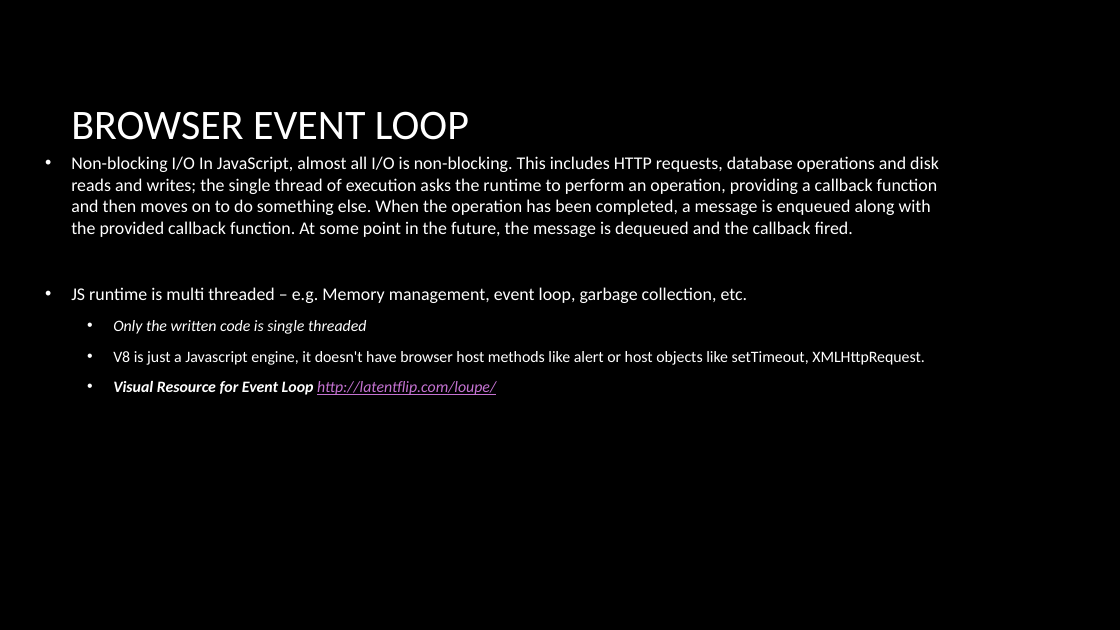
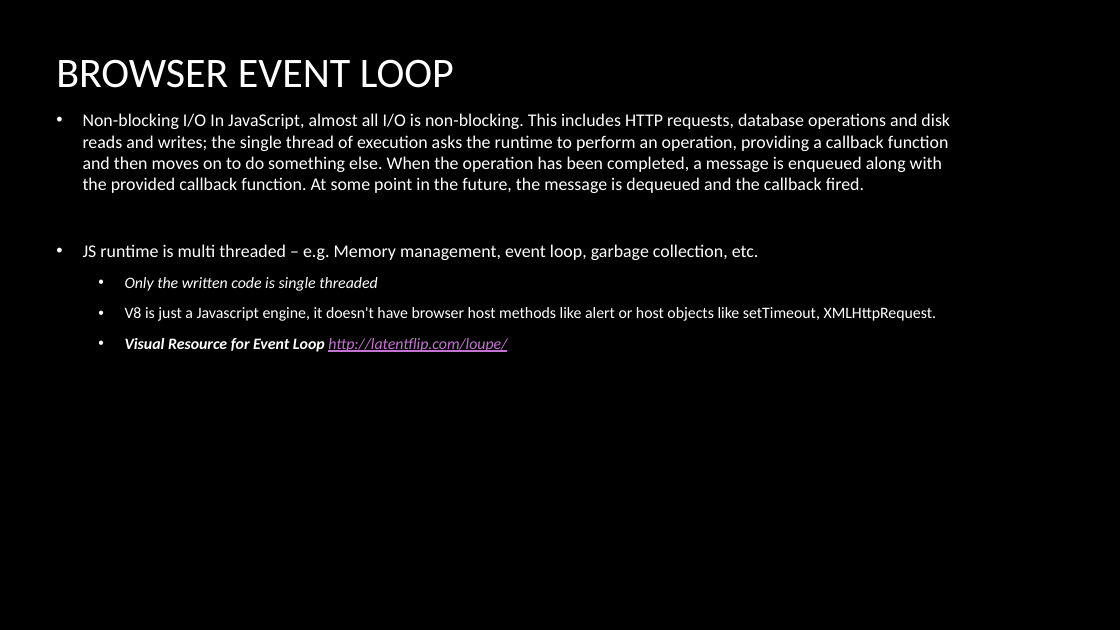
Before and after one commit to scubadiver214/rxjs-intro, a slide deck: slide 15 of RxJS.pptx (slide 5 before the commit). Drawn at 1120x630 pixels with LibreOffice and Linux fonts; fonts in the diff are those of the drawing; background and template pictures are left out. Boxes give left, top, right and bottom in pixels: in the first picture for what was removed or moved away, otherwise in the second. Text is boxed around its words. In the diff, an @@ line names an element or a change of style, - is before the commit and + after.

```diff
--- a/RxJS.pptx
+++ b/RxJS.pptx
@@ title "BROWSER EVENT LOOP": place and size @@
-title "BROWSER EVENT LOOP" at [71,111,469,140]
+title "BROWSER EVENT LOOP" at [56,59,454,88]
@@ text "Non-blocking I/O In JavaScript, almost ...": place and size @@
-text "Non-blocking I/O In JavaScript, almost ..." at [71,156,939,395]
+text "Non-blocking I/O In JavaScript, almost ..." at [83,113,950,352]
```
Also in this commit, not shown: 4 other slides changed, 11 slides added, 1 slide removed, 11 other files.
